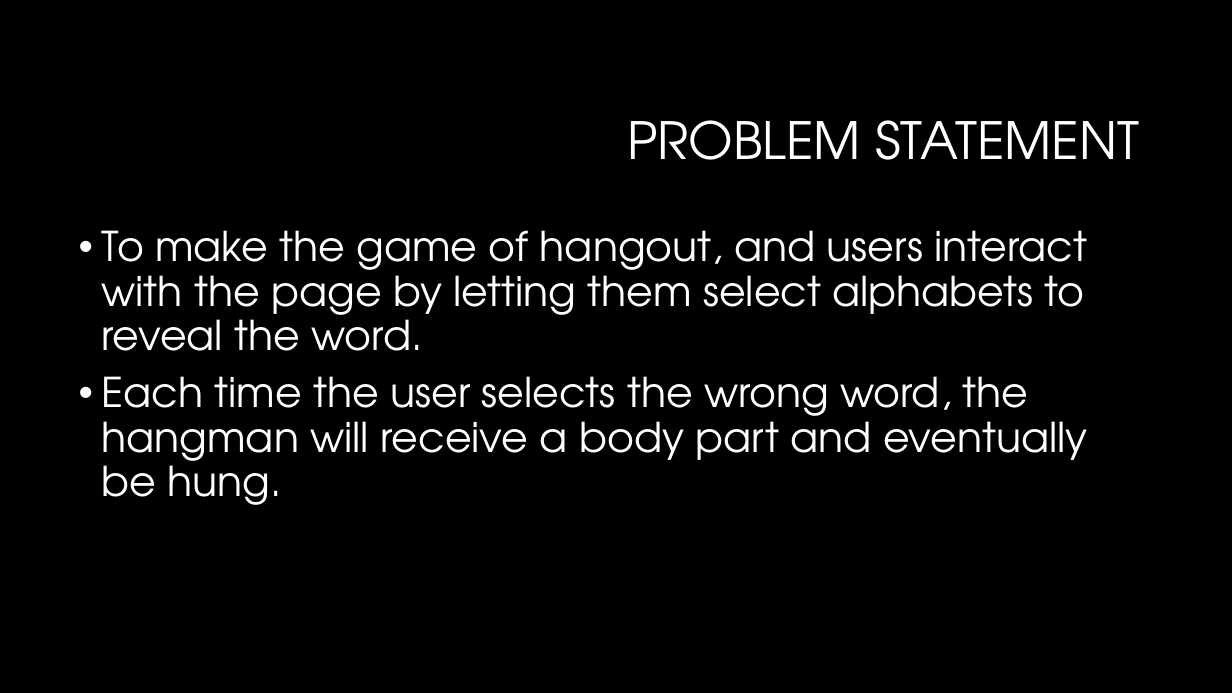
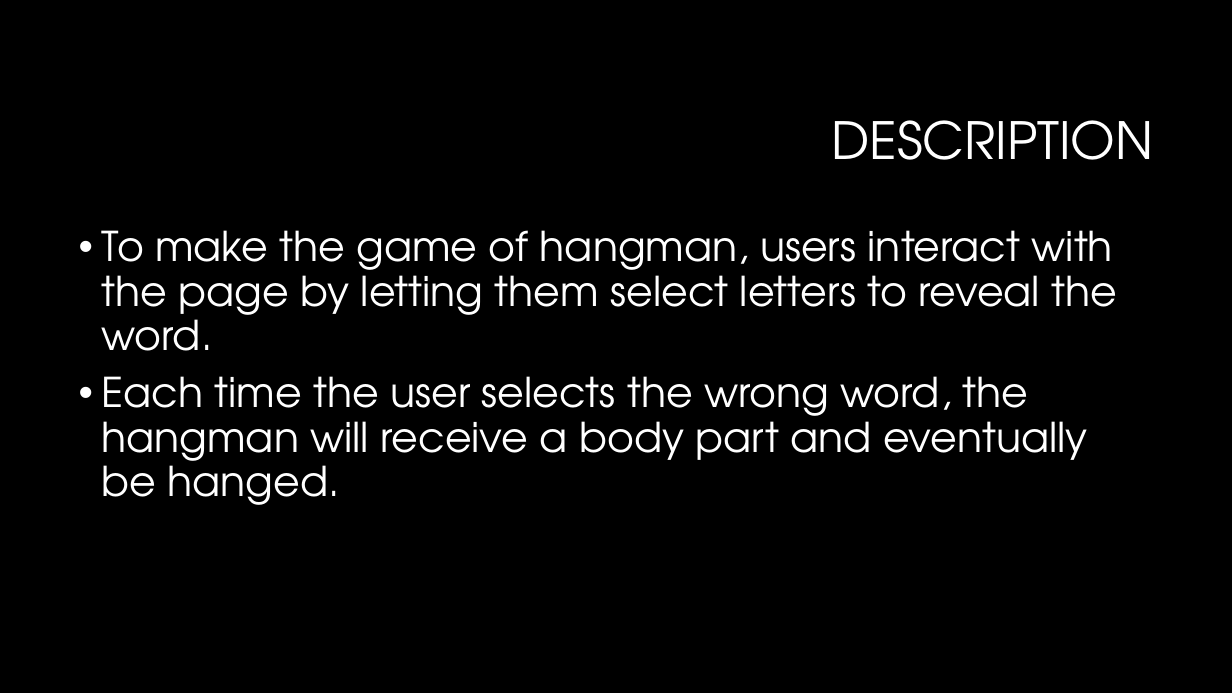
Before and after one commit to Forrestbob/web-project2, a slide deck: slide 2 of project 2.pptx (slide 3 before the commit). Drawn at 1232x693 pixels with LibreOffice and Linux fonts; fonts in the diff are those of the drawing; background and template pictures are left out. Boxes give left, top, right and bottom in pixels: in the first picture for what was removed or moved away, otherwise in the second. Text is boxed around its words. In the diff, an @@ line names an element or a change of style, - is before the commit and + after.

Commit message:
ppt update

```diff
--- a/project 2.pptx
+++ b/project 2.pptx
@@ title at bbox=[832, 120, 1154, 160]: text changed @@
-PROBLEM STATEMENT
+DESCRIPTION
@@ text at bbox=[102, 230, 1118, 505]: text changed @@
-• To make the game of hangout, and users interact with the page by letting them select alphabets to reveal the word.
-• Each time the user selects the wrong word, the hangman will receive a body part and eventually be hung.
+• To make the game of hangman, users interact with the page by letting them select letters to reveal the word.
+• Each time the user selects the wrong word, the hangman will receive a body part and eventually be hanged.
```
Also in this commit, not shown: 3 other slides changed, 3 slides added, 3 slides removed.
